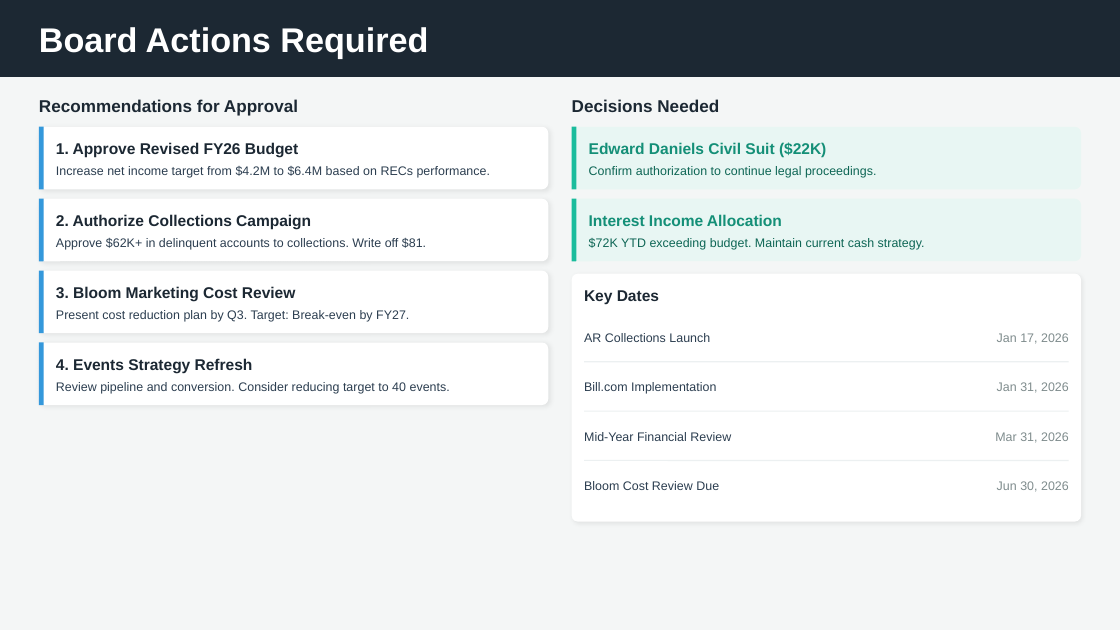
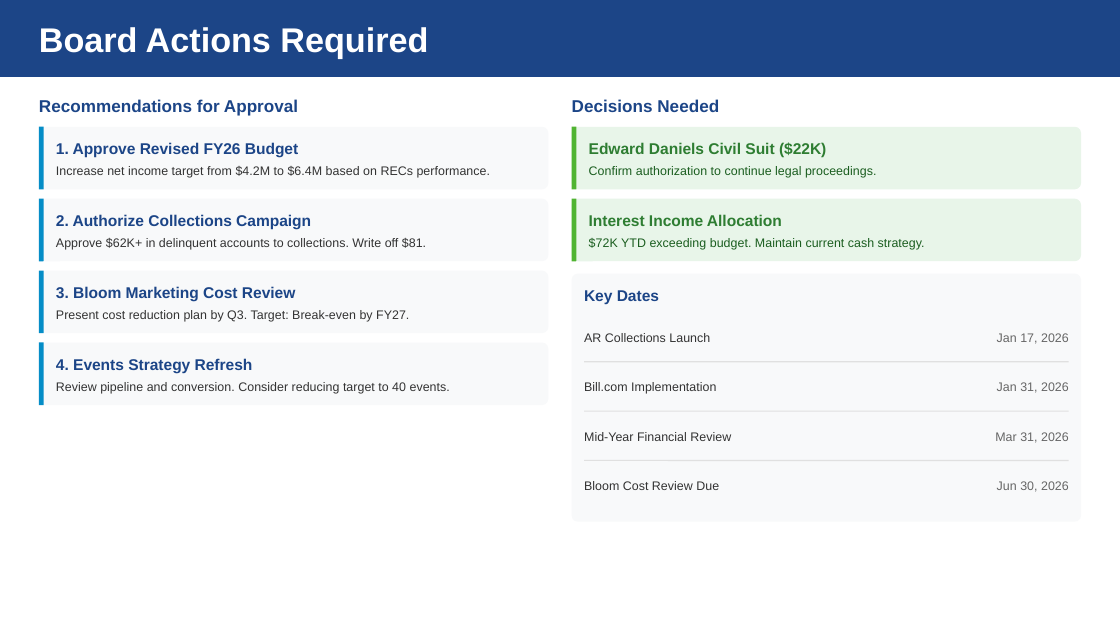
Before and after one commit to lovesha-hqoevents/BOARDUPDATE, a slide deck: slide 6 of Documents/SDO - Workspace/FY26_Q2_Board_Presentation.pptx. Drawn at 1120x630 pixels with LibreOffice and Linux fonts; fonts in the diff are those of the drawing. Boxes give left, top, right and bottom in pixels: in the first picture for what was removed or moved away, otherwise in the second. Text is boxed around its words. In the diff, an @@ line names an element or a change of style, - is before the commit and + after.

```diff
--- a/Documents/SDO - Workspace/FY26_Q2_Board_Presentation.pptx
+++ b/Documents/SDO - Workspace/FY26_Q2_Board_Presentation.pptx
@@ background #F4F6F6 to #FFFFFF @@
@@ rectangle at <box>0,0,1120,77</box>: fill #1C2833 to #1C4587 @@
@@ line (41, 127) - (41, 189): stroke #3498DB 3 pt to #058DC7 3 pt @@
@@ rounded rectangle at <box>571,127,1081,189</box>: fill #E8F6F3 to #E8F5E9 @@
@@ line (573, 127) - (573, 189): stroke #1ABC9C 3 pt to #50B432 3 pt @@
@@ text "Edward Daniels Civil Suit ($22K)" at <box>589,142,826,157</box>: text colour #148F77 to #2E7D32 @@
@@ text "Confirm authorization to continue legal ..." at <box>589,166,876,178</box>: text colour #0E6655 to #1B5E20 @@
@@ line (41, 198) - (41, 261): stroke #3498DB 3 pt to #058DC7 3 pt @@
@@ rounded rectangle at <box>571,198,1081,261</box>: fill #E8F6F3 to #E8F5E9 @@
@@ line (573, 198) - (573, 261): stroke #1ABC9C 3 pt to #50B432 3 pt @@
@@ text "Interest Income Allocation" at <box>589,214,782,226</box>: text colour #148F77 to #2E7D32 @@
@@ text "$72K YTD exceeding budget. Maintain ..." at <box>589,238,925,250</box>: text colour #0E6655 to #1B5E20 @@
@@ line (41, 271) - (41, 333): stroke #3498DB 3 pt to #058DC7 3 pt @@
@@ text colour #1C2833 to #1C4587 in 7 elements at <box>39,99,298,116</box>, <box>56,142,298,158</box>, <box>56,214,311,230</box>, <box>56,286,295,302</box>, <box>56,358,253,373</box>, <box>572,99,719,112</box>, <box>584,290,659,305</box> @@
@@ fill #FFFFFF to #F8F9FA; shadow off in 5 elements at <box>571,273,1081,521</box>, <box>39,127,549,189</box>, <box>39,198,549,261</box>, <box>39,271,549,334</box>, <box>39,343,549,405</box> @@
@@ line (41, 343) - (41, 405): stroke #3498DB 3 pt to #058DC7 3 pt @@
@@ line (585, 362) - (1068, 362): stroke #ECF0F1 0.75 pt to #E0E0E0 0.75 pt @@
@@ text colour #2C3E50 to #333333 in 8 elements at <box>56,166,491,178</box>, <box>56,238,426,250</box>, <box>56,310,409,322</box>, <box>56,382,450,394</box>, <box>584,333,710,342</box>, <box>584,382,716,394</box>, <box>584,432,731,441</box>, <box>584,481,719,490</box> @@
@@ line (585, 460) - (1068, 460): stroke #ECF0F1 0.75 pt to #E0E0E0 0.75 pt @@
@@ text colour #7F8C8D to #666666 in 4 elements at <box>997,333,1069,344</box>, <box>997,382,1069,393</box>, <box>995,432,1069,443</box>, <box>997,481,1069,492</box> @@
```
Also in this commit, not shown: 6 other slides changed, 8 other files.
